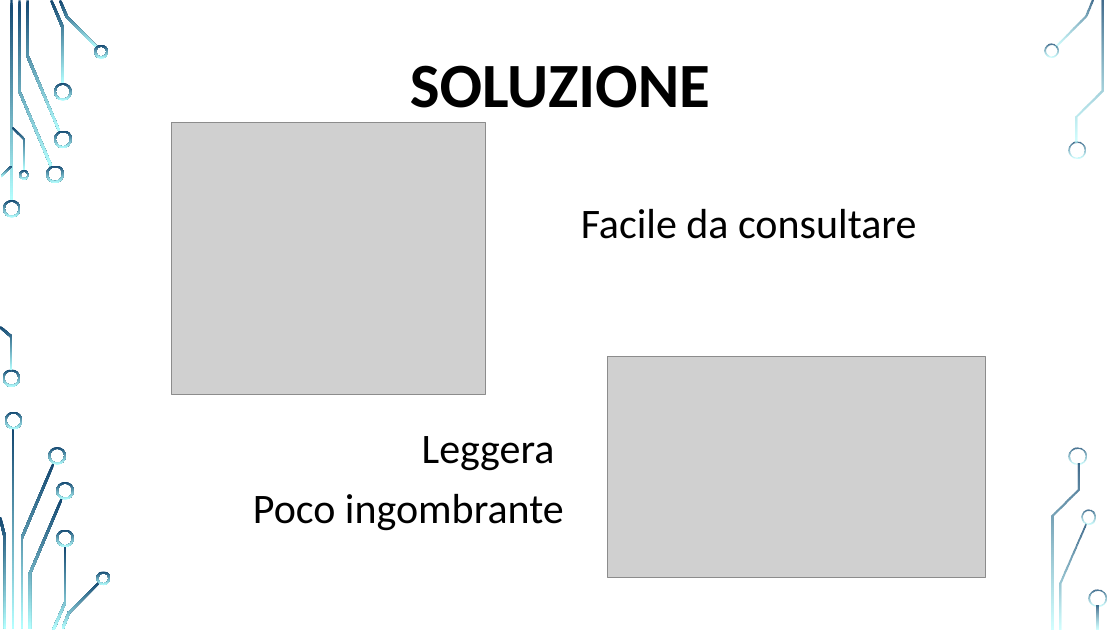
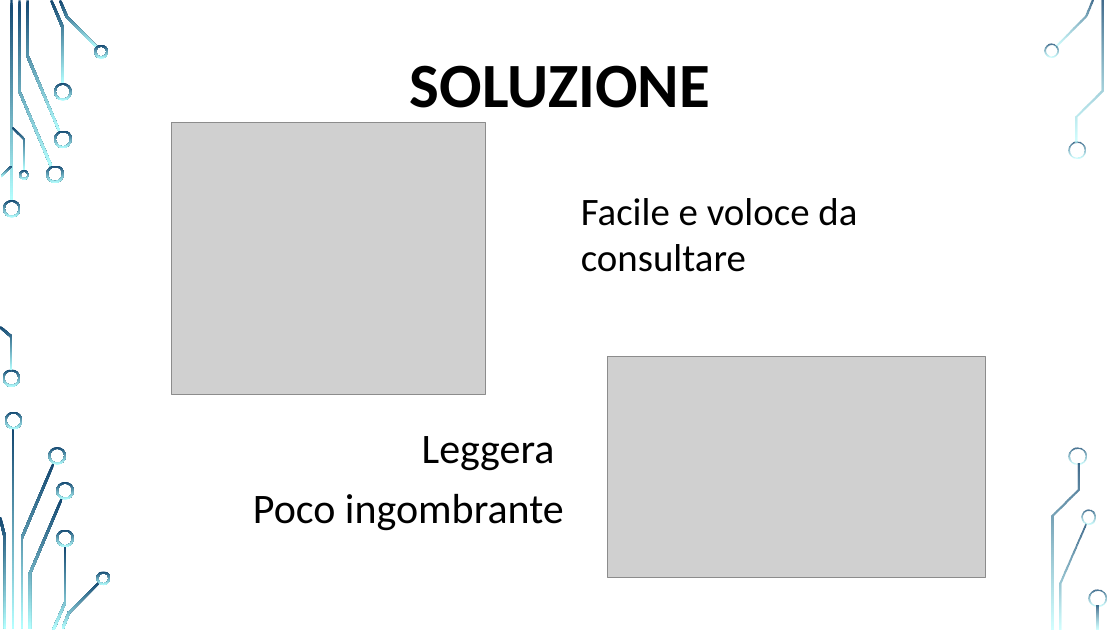
Before and after one commit to StepEla/ingegneria-software, a slide deck: slide 3 of PresentazioneApp.pptx. Drawn at 1120x630 pixels with LibreOffice and Linux fonts; fonts in the diff are those of the drawing; grey boxes stand for pictures; background and template pictures are left out. Boxes give left, top, right and bottom in pixels: in the first picture for what was removed or moved away, otherwise in the second. Text is boxed around its words. In the diff, an @@ line names an element or a change of style, - is before the commit and + after.

```diff
--- a/PresentazioneApp.pptx
+++ b/PresentazioneApp.pptx
@@ text at [581,198,857,272]: text changed; size 36 to 33.3 pt @@
-Facile da consultare
+Facile e voloce da consultare
```
Also in this commit, not shown: 2 other slides changed, 1 slide added, 1 slide removed.
